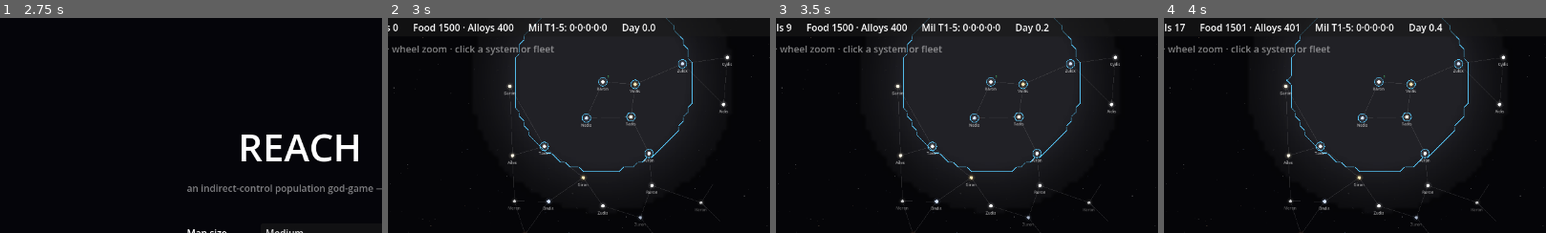
Above: before the commit, frames 1-4 (left to right).
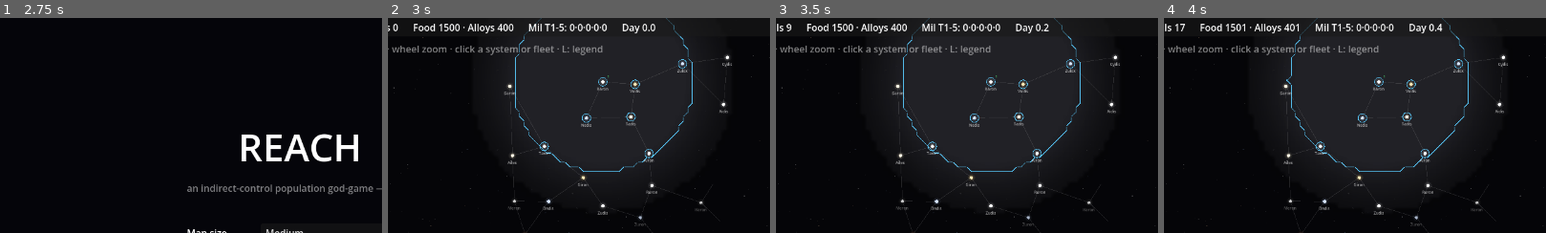
Above: after the commit, the same moments.

Repository: evyatarmitz/reach
Game: Godot game, scene res://menu/menu.tscn
The game is run twice, just before and just after one commit, with the same random seed, the same clock (stepped at 60 frames per second) and the same inputs.
Inputs:
- Up to frame 1 (2.75 s): click "New Game" at 0.5 s; click "Normal" at 1.25 s; click "Normal" at 2 s
- Up to frame 2 (3 s): click "Start" at 2.75 s
- Up to frame 3 (3.5 s): no input
- Up to frame 4 (4 s): click "1x" at 3.5 s
The pictures show only the part of the screen within x 11-61%, y 0-50%; the shares and areas given below are measured in that part.

Frame 1 is identical in both runs. In frame 2, 0.2% of the frame differs, in the area x 44-57%, y 12-18%; in frame 3, 0.2%; in frame 4, 0.2%.

Commit message:
0.43.0 - polish: toggleable legend (L) explaining map symbols
New players had no key to the map's symbols and colours. Added a bottom-left
legend panel (toggle with L; the hint line advertises it, hidden by default)
covering star glow/colour, owner ring, colony count, fleet arrow + power marks,
the three fog states, contested border, and the planet glyphs. Verified on screen.

Diff:
--- a/desktop/game/main.gd
+++ b/desktop/game/main.gd
@@ -80,6 +80,7 @@
 var ship_f_btns: Array = []   # fighter build buttons, tier 1-5
 var ship_b_btns: Array = []   # bomber build buttons, tier 1-5
 var menu_overlay: PanelContainer
+var legend_panel: PanelContainer
 var overlay_title: Label
 var overlay_resume: Button
 var overlay_save: Button
@@ -599,6 +600,9 @@
 				save_game()
 			KEY_F9:
 				load_game()
+			KEY_L:
+				if legend_panel != null:
+					legend_panel.visible = not legend_panel.visible
 
 
 func _select_at(pos: Vector2) -> void:
@@ -946,6 +950,41 @@
 
 	_build_ship_panel(layer)
 	_build_menu_overlay(layer)
+	_build_legend(layer)
+
+
+# A bottom-left key explaining the map symbols/colours. Hidden by default, toggled
+# with L (the hint line advertises it). Plain text — clear without needing icons.
+func _build_legend(layer: CanvasLayer) -> void:
+	legend_panel = PanelContainer.new()
+	legend_panel.anchor_top = 1.0
+	legend_panel.anchor_bottom = 1.0
+	legend_panel.offset_left = 12.0
+	legend_panel.offset_top = -232.0
+	legend_panel.offset_bottom = -60.0
+	legend_panel.visible = false
+	layer.add_child(legend_panel)
+	var v := VBoxContainer.new()
+	v.add_theme_constant_override("separation", 3)
+	legend_panel.add_child(v)
+	var lines := [
+		"[ LEGEND ]  (L to hide)",
+		"star glow — a system (colour = star type)",
+		"ring round star — controlling empire",
+		"number by star — colonies there",
+		"arrow — fleet;  — stripe = 10 fighters",
+		"   ◆ above = 10 bombers",
+		"bright = in sight · dim = last-seen · black = unknown",
+		"bold coloured line — contested border",
+		"hover a system for its planets",
+		"● colony  ◆ mineral  ○ water  ▫ mine",
+	]
+	for i in lines.size():
+		var l := Label.new()
+		l.text = lines[i]
+		l.add_theme_font_size_override("font_size", 11)
+		l.modulate = Color(1, 1, 1, 0.85) if i == 0 else Color(1, 1, 1, 0.6)
+		v.add_child(l)
 
 
 func _build_menu_overlay(layer: CanvasLayer) -> void:
@@ -1160,7 +1199,7 @@
 		hint_label.text = "Pick a planet · Esc to close"
 		_show_system_panel(view_system_id)
 		return
-	hint_label.text = "Right-drag pan · wheel zoom · click a system or fleet"
+	hint_label.text = "Right-drag pan · wheel zoom · click a system or fleet · L: legend"
 	panel.visible = false
 	_panel_system = -1
 
